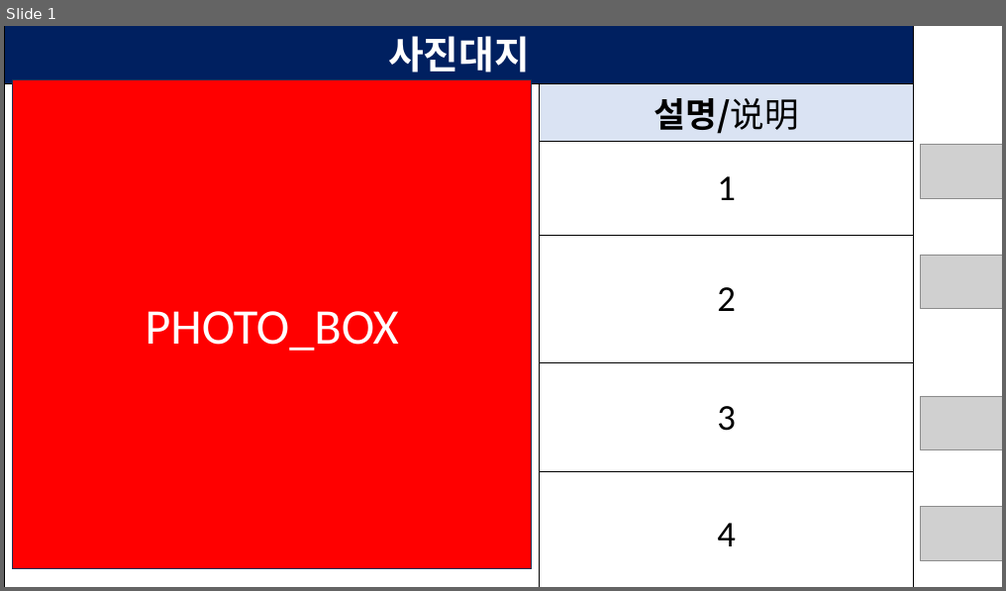
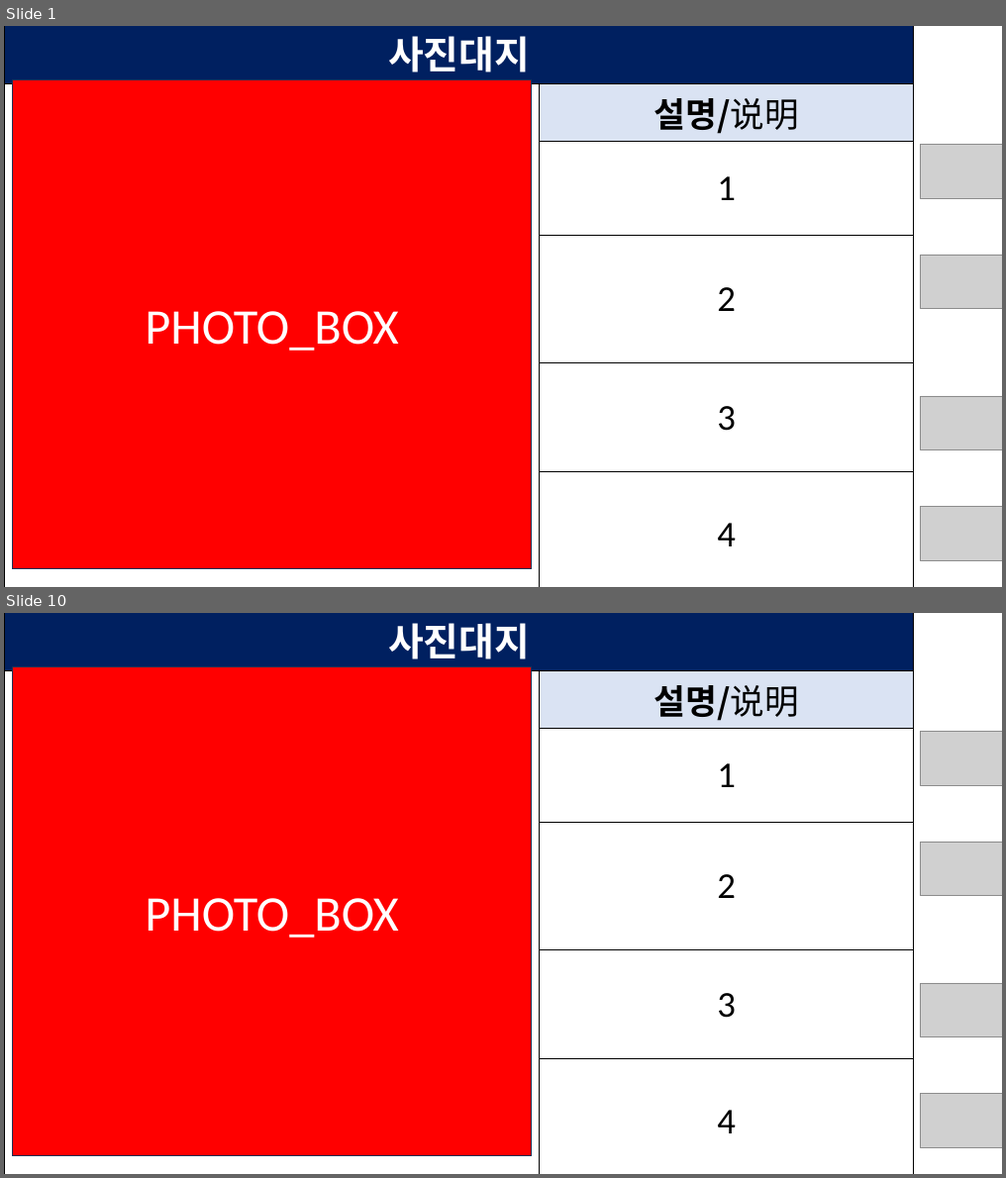
Before and after one commit to wkendnen-sketch/TBM, a slide deck: templates/sample_template.pptx. Shown one above the other, each under a label of ours: slide 1 before the commit, slides 1 and 10 after it; the slides between them are not shown. The pictures are 1006x591 and 1006x1178 pixels, drawn with LibreOffice and Linux fonts; fonts in the diff are those of the drawing; grey boxes stand for pictures. Boxes give left, top, right and bottom in pixels: in the first picture for what was removed or moved away, otherwise in the second. Text is boxed around its words. In the diff, an @@ line names an element or a change of style, - is before the commit and + after.

```diff
--- a/templates/sample_template.pptx
+++ b/templates/sample_template.pptx
@@ slide 10 added at <box>4,613,1002,1174</box>, background #FFFFFF @@
@@ table added at <box>4,613,914,1165</box>, 6 rows, 2 columns @@
+사진대지 | 
+ | 설명/说明
+ | 1
+ | 2
+ | 3
+ | 4
@@ rectangle added at <box>12,666,532,1157</box>, fill #FF0000, outline #1E3256 1 pt, 48 pt, text #FFFFFF @@
+PHOTO_BOX
@@ picture added at <box>921,731,1002,786</box> @@
@@ picture added at <box>921,842,1002,897</box> @@
@@ picture added at <box>921,983,1002,1039</box> @@
@@ picture added at <box>921,1093,1002,1149</box> @@
```
Also in this commit, not shown: 18 other slides added, 1 other file.
